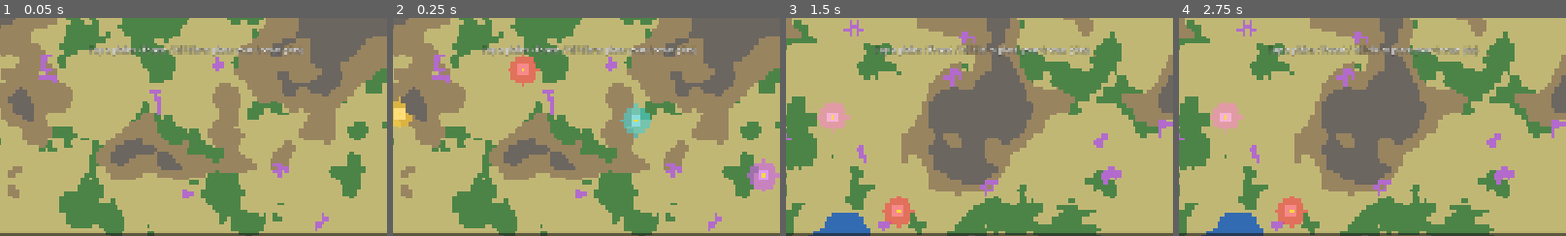
Above: before the commit, frames 1-4 (left to right).
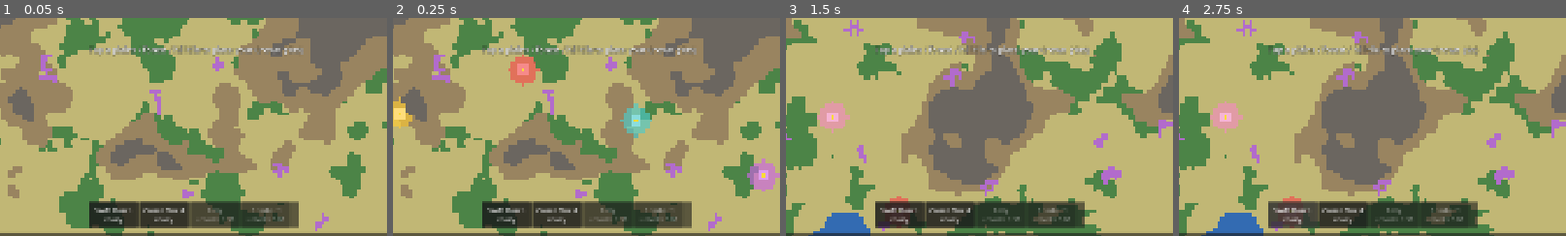
Above: after the commit, the same moments.

Repository: benbear245/crown-conquest
Game: Godot game, scene res://scenes/main.tscn
The game is run twice, just before and just after one commit, with the same random seed, the same clock (stepped at 60 frames per second) and the same inputs.
Inputs (mouse positions are % of the whole screen's width and height, from its top left):
- Up to frame 1 (0.05 s): no input
- Up to frame 2 (0.25 s): no input
- Up to frame 3 (1.5 s): click "New map" at 0.5 s; click "New map" at 1.25 s
- Up to frame 4 (2.75 s): click (40, 88) at 2 s, where only the run after the commit has a clickable "Swift March ready"
The pictures show only the part of the screen within x 25-75%, y 43-93%; the shares and areas given below are measured in that part.

The runs differ from the first frame. In frame 1, 6.7% of the frame differs, in the area x 23-78%, y 84-97%; in frame 2, 6.7%; in frame 3, 6.7%; in frame 4, 6.7%.

Commit message:
Abilities
Swift March, Crown Shield, Rally and Bombard — pure-sim activation,
per-tick effects, bombard area damage and the HUD ability bar with
cooldown / cost / unlock labels. Normal bots use the first two, Hard
bots use all four.

Co-Authored-By: Claude Opus 4.7 <noreply@anthropic.com>

Diff:
--- a/scripts/game.gd
+++ b/scripts/game.gd
@@ -48,6 +48,7 @@
 	_hud.buy_keep_requested.connect(_on_buy_keep_requested)
 	_hud.wall_mode_toggled.connect(_on_wall_mode_toggled)
 	_hud.boat_launch_requested.connect(_on_boat_launch_requested)
+	_hud.ability_pressed.connect(_on_ability_pressed)
 	_init_camera()
 
 
@@ -186,6 +187,11 @@
 		Balance.PHASE_PLACEMENT:
 			_simulation.player_place_crown(local_id, tile.x, tile.y)
 		Balance.PHASE_MATCH:
+			# Bombard target selection.
+			if _hud.is_bombard_target_mode():
+				_simulation.player_activate_bombard(local_id, tile.x, tile.y)
+				_hud.set_bombard_target_mode(false)
+				return
 			# Boat landing selection.
 			if _pending_boat_port.x >= 0:
 				var frac := _hud.send_fraction()
@@ -311,3 +317,16 @@
 
 func _on_boat_launch_requested(port_x: int, port_y: int) -> void:
 	_pending_boat_port = Vector2i(port_x, port_y)
+
+
+func _on_ability_pressed(ability_id: int) -> void:
+	var pid: int = _simulation.local_player_id
+	match ability_id:
+		AbilitiesOps.ID_SWIFT_MARCH:
+			_simulation.player_activate_swift_march(pid)
+		AbilitiesOps.ID_CROWN_SHIELD:
+			_simulation.player_activate_crown_shield(pid)
+		AbilitiesOps.ID_RALLY:
+			_simulation.player_activate_rally(pid)
+		AbilitiesOps.ID_BOMBARD:
+			_hud.set_bombard_target_mode(true)
--- a/scripts/hud.gd
+++ b/scripts/hud.gd
@@ -25,6 +25,7 @@
 signal buy_keep_requested(level: int)
 signal wall_mode_toggled(enabled: bool)
 signal boat_launch_requested(port_x: int, port_y: int)
+signal ability_pressed(ability_id: int)
 
 var _sim: Simulation
 var _state: GameState
@@ -70,6 +71,12 @@
 # Status row above the slider (building counts + wall/boat mode banner).
 var _status_label: Label
 
+# Ability bar (4 buttons: Swift March / Crown Shield / Rally / Bombard).
+var _ability_bar: PanelContainer
+var _ability_buttons: Array = []
+var _bombard_target_mode: bool = false
+var _bombard_hint_label: Label
+
 
 func _ready() -> void:
 	layer = 10
@@ -82,6 +89,7 @@
 	_build_end_overlay()
 	_build_build_menu()
 	_build_keep_panel()
+	_build_ability_bar()
 
 
 func setup(sim: Simulation) -> void:
@@ -449,6 +457,7 @@
 	_update_alerts()
 	_update_announcement()
 	_update_end_overlay()
+	_update_ability_bar()
 
 
 func _update_alerts() -> void:
@@ -900,3 +909,94 @@
 
 func is_keep_panel_open() -> bool:
 	return _keep_panel != null and _keep_panel.visible
+
+
+# --- Ability bar -------------------------------------------------------------
+
+const ABILITY_LABELS: Array[String] = ["Swift March", "Crown Shield", "Rally", "Bombard"]
+
+func _build_ability_bar() -> void:
+	_ability_bar = PanelContainer.new()
+	_ability_bar.anchor_left = 0.5
+	_ability_bar.anchor_right = 0.5
+	_ability_bar.anchor_top = 1.0
+	_ability_bar.anchor_bottom = 1.0
+	_ability_bar.offset_left = -260
+	_ability_bar.offset_right = 260
+	_ability_bar.offset_top = -(Balance.MIN_BUTTON_PX + 108)
+	_ability_bar.offset_bottom = -(Balance.MIN_BUTTON_PX + 44)
+	add_child(_ability_bar)
+
+	var row := HBoxContainer.new()
+	row.add_theme_constant_override("separation", 6)
+	_ability_bar.add_child(row)
+
+	for i in range(4):
+		var btn := Button.new()
+		btn.custom_minimum_size = Vector2(120, Balance.MIN_BUTTON_PX)
+		var local_id: int = i
+		btn.pressed.connect(func() -> void: ability_pressed.emit(local_id))
+		row.add_child(btn)
+		_ability_buttons.append(btn)
+
+	_bombard_hint_label = Label.new()
+	_bombard_hint_label.anchor_left = 0.5
+	_bombard_hint_label.anchor_right = 0.5
+	_bombard_hint_label.anchor_top = 1.0
+	_bombard_hint_label.anchor_bottom = 1.0
+	_bombard_hint_label.offset_left = -260
+	_bombard_hint_label.offset_right = 260
+	_bombard_hint_label.offset_top = -(Balance.MIN_BUTTON_PX + 136)
+	_bombard_hint_label.offset_bottom = -(Balance.MIN_BUTTON_PX + 110)
+	_bombard_hint_label.horizontal_alignment = HORIZONTAL_ALIGNMENT_CENTER
+	_apply_label_style(_bombard_hint_label)
+	_bombard_hint_label.add_theme_font_size_override("font_size", 16)
+	_bombard_hint_label.text = ""
+	_bombard_hint_label.mouse_filter = Control.MOUSE_FILTER_IGNORE
+	add_child(_bombard_hint_label)
+
+
+func set_bombard_target_mode(enabled: bool) -> void:
+	_bombard_target_mode = enabled
+	_bombard_hint_label.text = "Tap a target within 20 tiles of your border — tap outside to cancel" if enabled else ""
+
+
+func is_bombard_target_mode() -> bool:
+	return _bombard_target_mode
+
+
+func _update_ability_bar() -> void:
+	if _ability_bar == null:
+		return
+	var local: Player = _local_player()
+	for i in range(_ability_buttons.size()):
+		var btn: Button = _ability_buttons[i]
+		if local == null or not local.is_alive:
+			btn.disabled = true
+			btn.text = ABILITY_LABELS[i]
+			continue
+		var cd_until: float = AbilitiesOps.cooldown_until(i, local)
+		var now: float = _state.match_time
+		var unlocked: bool = now >= AbilitiesOps.unlock_sec(i)
+		var active: bool = false
+		match i:
+			AbilitiesOps.ID_SWIFT_MARCH:
+				active = AbilitiesOps.is_swift_march_active(local, now)
+			AbilitiesOps.ID_CROWN_SHIELD:
+				active = AbilitiesOps.is_crown_shield_active(local, now)
+			AbilitiesOps.ID_RALLY:
+				active = AbilitiesOps.is_rally_active(local, now)
+		var cost: float = AbilitiesOps.cost_now(i, local)
+		var state_label: String
+		if not unlocked:
+			state_label = "unlocks %s" % HUD.format_time(AbilitiesOps.unlock_sec(i) - now)
+		elif active:
+			state_label = "ACTIVE"
+		elif cd_until > now:
+			state_label = "cd %ds" % int(ceilf(cd_until - now))
+		elif cost > 0.0:
+			state_label = "%d" % int(cost)
+		else:
+			state_label = "ready"
+		btn.text = "%s\n%s" % [ABILITY_LABELS[i], state_label]
+		btn.disabled = (not unlocked) or (cd_until > now) or (cost > 0.0 and local.troops < cost)
--- a/scripts/map.gd
+++ b/scripts/map.gd
@@ -50,6 +50,18 @@
 	var base := _base_color_for_tile(i)
 	if _state.flash_tiles.has(i) and _state.match_time < _state.flash_tiles[i]:
 		return base.lerp(Color(1, 1, 1), 0.55)
+	# Bombard: tiles inside an active bombard area look cracked.
+	if _state.bombards.size() > 0:
+		var pos := _state.idx_to_xy(i)
+		var r2: int = Balance.BOMBARD_AREA_RADIUS_TILES * Balance.BOMBARD_AREA_RADIUS_TILES
+		for b_v in _state.bombards:
+			var b: Dictionary = b_v
+			if _state.match_time >= float(b["until"]):
+				continue
+			var dx: int = pos.x - int(b["target_x"])
+			var dy: int = pos.y - int(b["target_y"])
+			if dx * dx + dy * dy <= r2:
+				return base.lerp(Color(0.08, 0.06, 0.10), 0.45)
 	return base
 
 
--- /dev/null
+++ b/scripts/sim/abilities_ops.gd
@@ -0,0 +1,231 @@
+class_name AbilitiesOps
+extends RefCounted
+
+# All four abilities: validation, activation, per-tick effects. Called from
+# Simulation (local player taps + Bot ability picks). Keeps simulation.gd lean.
+
+# Ability ids match the HUD bar order.
+const ID_SWIFT_MARCH: int = 0
+const ID_CROWN_SHIELD: int = 1
+const ID_RALLY: int = 2
+const ID_BOMBARD: int = 3
+
+
+# --- Lookups -----------------------------------------------------------------
+
+static func is_swift_march_active(p: Player, now: float) -> bool:
+	return p.swift_march_until > now
+
+
+static func is_crown_shield_active(p: Player, now: float) -> bool:
+	return p.crown_shield_until > now
+
+
+static func is_rally_active(p: Player, now: float) -> bool:
+	return p.rally_until > now
+
+
+static func crown_shield_cooldown_sec(p: Player) -> float:
+	var cd: float = Balance.CROWN_SHIELD_COOLDOWN_SEC
+	if p.keep_level >= 2:
+		cd -= Balance.KEEP_2_CROWN_SHIELD_CD_REDUCTION_SEC
+	return maxf(cd, 10.0)
+
+
+static func unlock_sec(ability_id: int) -> float:
+	match ability_id:
+		ID_RALLY:
+			return Balance.RALLY_UNLOCK_SEC
+		ID_BOMBARD:
+			return Balance.BOMBARD_UNLOCK_SEC
+		_:
+			return 0.0
+
+
+static func cost_now(ability_id: int, p: Player) -> float:
+	match ability_id:
+		ID_RALLY:
+			return floorf(p.troops * Balance.RALLY_COST_FRACTION)
+		ID_BOMBARD:
+			return floorf(p.troops * Balance.BOMBARD_COST_FRACTION)
+		_:
+			return 0.0
+
+
+static func cooldown_until(ability_id: int, p: Player) -> float:
+	match ability_id:
+		ID_SWIFT_MARCH:
+			return p.swift_march_cd_until
+		ID_CROWN_SHIELD:
+			return p.crown_shield_cd_until
+		ID_RALLY:
+			return p.rally_cd_until
+		ID_BOMBARD:
+			return p.bombard_cd_until
+		_:
+			return 0.0
+
+
+# --- Activation --------------------------------------------------------------
+
+static func activate_swift_march(sim: Simulation, p: Player) -> bool:
+	var now: float = sim.state.match_time
+	if p.swift_march_cd_until > now:
+		return false
+	p.swift_march_until = now + Balance.SWIFT_MARCH_DURATION_SEC
+	p.swift_march_cd_until = now + Balance.SWIFT_MARCH_COOLDOWN_SEC
+	return true
+
+
+static func activate_crown_shield(sim: Simulation, p: Player) -> bool:
+	if sim.state.is_final_siege():
+		return false
+	var now: float = sim.state.match_time
+	if p.crown_shield_cd_until > now:
+		return false
+	p.crown_shield_until = now + Balance.CROWN_SHIELD_DURATION_SEC
+	p.crown_shield_cd_until = now + crown_shield_cooldown_sec(p)
+	return true
+
+
+static func activate_rally(sim: Simulation, p: Player) -> bool:
+	var now: float = sim.state.match_time
+	if now < Balance.RALLY_UNLOCK_SEC:
+		return false
+	if p.rally_cd_until > now:
+		return false
+	var c: float = floorf(p.troops * Balance.RALLY_COST_FRACTION)
+	if p.troops < c:
+		return false
+	p.troops -= c
+	p.rally_until = now + Balance.RALLY_DURATION_SEC
+	p.rally_cd_until = now + Balance.RALLY_COOLDOWN_SEC
+	return true
+
+
+static func activate_bombard(sim: Simulation, p: Player, target_x: int, target_y: int) -> bool:
+	var state: GameState = sim.state
+	var now: float = state.match_time
+	if now < Balance.BOMBARD_UNLOCK_SEC:
+		return false
+	if p.bombard_cd_until > now:
+		return false
+	if not state.in_bounds(target_x, target_y):
+		return false
+	# Target must be within BOMBARD_RANGE_TILES of any of the player's border tiles.
+	if not _in_range_of_border(sim, p, target_x, target_y, Balance.BOMBARD_RANGE_TILES):
+		return false
+	var c: float = floorf(p.troops * Balance.BOMBARD_COST_FRACTION)
+	if p.troops < c:
+		return false
+	p.troops -= c
+	p.bombard_cd_until = now + Balance.BOMBARD_COOLDOWN_SEC
+	state.bombards.append({
+		"owner_id": p.id,
+		"target_x": target_x,
+		"target_y": target_y,
+		"until": now + Balance.BOMBARD_DURATION_SEC,
+		"last_damage_at": now,
+	})
+	# Mark area dirty so Map re-paints cracked overlay on next render.
+	var r: int = Balance.BOMBARD_AREA_RADIUS_TILES
+	var r2: int = r * r
+	for dy in range(-r, r + 1):
+		for dx in range(-r, r + 1):
+			if dx * dx + dy * dy > r2:
+				continue
+			var nx: int = target_x + dx
+			var ny: int = target_y + dy
+			if state.in_bounds(nx, ny):
+				state.dirty_tiles[state.idx(nx, ny)] = true
+	return true
+
+
+static func _in_range_of_border(sim: Simulation, p: Player, target_x: int, target_y: int, range_tiles: int) -> bool:
+	var r2: int = range_tiles * range_tiles
+	var state: GameState = sim.state
+	for i_v in p.border.keys():
+		var i: int = i_v
+		var pos: Vector2i = state.idx_to_xy(i)
+		var dx: int = pos.x - target_x
+		var dy: int = pos.y - target_y
+		if dx * dx + dy * dy <= r2:
+			return true
+	return false
+
+
+# --- Per-tick effects --------------------------------------------------------
+
+static func tick(sim: Simulation) -> void:
+	var state: GameState = sim.state
+	# Clear active flags whose timer expired isn't needed; _until comparisons
+	# just stop reporting active. But damage ticks for live bombards:
+	var now: float = state.match_time
+	var i := 0
+	while i < state.bombards.size():
+		var b: Dictionary = state.bombards[i]
+		if now >= float(b["until"]):
+			# Mark area dirty so the cracked overlay clears.
+			var tx: int = int(b["target_x"])
+			var ty: int = int(b["target_y"])
+			var ra: int = Balance.BOMBARD_AREA_RADIUS_TILES
+			var ra2: int = ra * ra
+			for dy_e in range(-ra, ra + 1):
+				for dx_e in range(-ra, ra + 1):
+					if dx_e * dx_e + dy_e * dy_e > ra2:
+						continue
+					var nx_e: int = tx + dx_e
+					var ny_e: int = ty + dy_e
+					if state.in_bounds(nx_e, ny_e):
+						state.dirty_tiles[state.idx(nx_e, ny_e)] = true
+			state.bombards.remove_at(i)
+			continue
+		# Damage over time: 2 troops per tile hit, per second.
+		var elapsed: float = now - float(b.get("last_damage_at", now))
+		if elapsed > 0.0:
+			b["last_damage_at"] = now
+			var tx: int = int(b["target_x"])
+			var ty: int = int(b["target_y"])
+			var r: int = Balance.BOMBARD_AREA_RADIUS_TILES
+			var r2: int = r * r
+			var dmg_per_tile: float = Balance.BOMBARD_DAMAGE_PER_TILE_PER_SEC * elapsed
+			var owner_damage: Dictionary = {}      # owner_id -> total damage
+			for dy in range(-r, r + 1):
+				for dx in range(-r, r + 1):
+					if dx * dx + dy * dy > r2:
+						continue
+					var nx: int = tx + dx
+					var ny: int = ty + dy
+					if not state.in_bounds(nx, ny):
+						continue
+					var ni: int = state.idx(nx, ny)
+					var ow: int = state.owners[ni]
+					if ow <= 0 or ow == GameState.RUINS_OWNER_ID:
+						continue
+					if ow == int(b["owner_id"]):
+						continue
+					owner_damage[ow] = float(owner_damage.get(ow, 0.0)) + dmg_per_tile
+			for ow_v in owner_damage.keys():
+				var ow: int = ow_v
+				var vp: Player = state.get_player(ow)
+				if vp != null:
+					vp.troops = maxf(0.0, vp.troops - owner_damage[ow])
+		i += 1
+
+
+# Checks whether a tile sits inside any active Bombard area; used to halve
+# the defender's defense in `combined_defense_at`.
+static func tile_in_any_bombard(state: GameState, tile_idx: int) -> bool:
+	if state.bombards.is_empty():
+		return false
+	var pos: Vector2i = state.idx_to_xy(tile_idx)
+	var r2: int = Balance.BOMBARD_AREA_RADIUS_TILES * Balance.BOMBARD_AREA_RADIUS_TILES
+	for b_v in state.bombards:
+		var b: Dictionary = b_v
+		if state.match_time >= float(b["until"]):
+			continue
+		var dx: int = pos.x - int(b["target_x"])
+		var dy: int = pos.y - int(b["target_y"])
+		if dx * dx + dy * dy <= r2:
+			return true
+	return false
--- a/scripts/sim/bots.gd
+++ b/scripts/sim/bots.gd
@@ -6,6 +6,12 @@
 
 
 static func tick(sim: Simulation, player: Player) -> void:
+	# Ability thinking runs on its own slower timer so bots don't spam buttons.
+	player.ability_think_timer -= Balance.TICK_DELTA
+	if player.ability_think_timer <= 0.0:
+		player.ability_think_timer = sim.state.rng.randf_range(1.0, 2.0)
+		if player.difficulty >= Balance.BOT_DIFFICULTY_NORMAL:
+			_try_abilities(sim, player)
 	player.think_timer -= Balance.TICK_DELTA
 	if player.think_timer > 0.0:
 		return
@@ -19,6 +25,43 @@
 		if _try_build_fort(sim, player):
 			return
 	_basic_expand(sim, player)
+
+
+static func _try_abilities(sim: Simulation, player: Player) -> void:
+	var state: GameState = sim.state
+	var now: float = state.match_time
+	# Crown Shield: pop it if an enemy is pressing the Crown zone right now.
+	if player.crown_alert_until > now and not AbilitiesOps.is_crown_shield_active(player, now):
+		sim.player_activate_crown_shield(player.id)
+	# Swift March: during the land rush, if there's free land near our border, cast it.
+	if now < 180.0 and not AbilitiesOps.is_swift_march_active(player, now):
+		if player.swift_march_cd_until <= now:
+			sim.player_activate_swift_march(player.id)
+	# Hard: Rally for ongoing attacks and Bombard on enemy Crown zones.
+	if player.difficulty >= Balance.BOT_DIFFICULTY_HARD:
+		if sim.active_attack_count(player.id) > 0 and not AbilitiesOps.is_rally_active(player, now):
+			if player.rally_cd_until <= now and now >= Balance.RALLY_UNLOCK_SEC:
+				sim.player_activate_rally(player.id)
+		if now >= Balance.BOMBARD_UNLOCK_SEC and player.bombard_cd_until <= now:
+			var tgt: Vector2i = _pick_bombard_target(sim, player)
+			if tgt.x >= 0:
+				sim.player_activate_bombard(player.id, tgt.x, tgt.y)
+
+
+static func _pick_bombard_target(sim: Simulation, player: Player) -> Vector2i:
+	var state: GameState = sim.state
+	# Prefer the nearest enemy Crown within range.
+	var r2: int = Balance.BOMBARD_RANGE_TILES * Balance.BOMBARD_RANGE_TILES
+	for other in state.players:
+		if other.id == player.id or not other.is_alive or other.crown_x < 0:
+			continue
+		for i_v in player.border.keys():
+			var pos: Vector2i = state.idx_to_xy(i_v)
+			var dx: int = pos.x - other.crown_x
+			var dy: int = pos.y - other.crown_y
+			if dx * dx + dy * dy <= r2:
+				return Vector2i(other.crown_x, other.crown_y)
+	return Vector2i(-1, -1)
 
 
 static func _try_build_fort(sim: Simulation, player: Player) -> bool:
--- a/scripts/sim/game_state.gd
+++ b/scripts/sim/game_state.gd
@@ -46,6 +46,8 @@
 var boats: Array = []                          # Array[Boat]
 # Floating "+N loot" numbers for the HUD. tile_idx -> {owner_id, amount, until}.
 var loot_popups: Dictionary = {}
+# Active Bombards: each entry has owner_id, target_x, target_y, until.
+var bombards: Array = []
 
 # End-of-match outcome, set by Simulation._end_match.
 var winner_id: int = 0
@@ -79,6 +81,7 @@
 	building_at_tile.clear()
 	boats = []
 	loot_popups.clear()
+	bombards = []
 	winner_id = 0
 	win_reason = ""
 	active_announcement_text = ""
--- a/scripts/sim/player.gd
+++ b/scripts/sim/player.gd
@@ -48,6 +48,19 @@
 # Fort tile indices this player owns (used for defense lookup, max 6).
 var fort_tiles: PackedInt32Array = PackedInt32Array()
 
+# Ability state. "*_cd_until" is the absolute match_time when the cooldown ends;
+# "*_until" is when the active effect ends (or 0.0 if not active).
+var swift_march_cd_until: float = 0.0
+var swift_march_until: float = 0.0
+var crown_shield_cd_until: float = 0.0
+var crown_shield_until: float = 0.0
+var rally_cd_until: float = 0.0
+var rally_until: float = 0.0
+var bombard_cd_until: float = 0.0
+
+# Bot ability-think jitter so they don't all hit buttons on the same tick.
+var ability_think_timer: float = 0.0
+
 
 func troop_cap() -> float:
 	var cap: float = Balance.TROOP_CAP_BASE + Balance.TROOP_CAP_PER_LAND * float(land)
--- a/scripts/sim/simulation.gd
+++ b/scripts/sim/simulation.gd
@@ -69,6 +69,7 @@
 			_announce_final_siege_once()
 			_apply_growth()
 			_apply_expansions()
+			AbilitiesOps.tick(self)
 			_tick_attacks()
 			_tick_boats()
 			if not headless:
@@ -129,6 +130,8 @@
 		a.troops_remaining = 0.0
 		return
 	var d_ratio: float = defender.troops / float(defender.land)
+	var shield_active: bool = AbilitiesOps.is_crown_shield_active(defender, state.match_time) and not state.is_final_siege()
+	var shield_r2: int = defender.crown_zone_radius() * defender.crown_zone_radius()
 	var new_front: Dictionary = {}
 	for ni: int in a.front.keys():
 		var cur_owner: int = state.owners[ni]
@@ -136,7 +139,15 @@
 			continue
 		if state.is_blocked_terrain(state.terrain[ni]):
 			continue
-		var cost: float = _attack_tile_cost(ni, d_ratio)
+		# Crown Shield: can't take tiles inside the defender's Crown zone.
+		if shield_active and defender.crown_x >= 0:
+			var pos2: Vector2i = state.idx_to_xy(ni)
+			var dxs: int = pos2.x - defender.crown_x
+			var dys: int = pos2.y - defender.crown_y
+			if dxs * dxs + dys * dys <= shield_r2:
+				new_front[ni] = true
+				continue
+		var cost: float = _attack_tile_cost(ni, d_ratio, a.attacker_id)
 		if a.troops_remaining < cost:
 			new_front[ni] = true
 			continue
@@ -161,13 +172,22 @@
 	a.front = new_front
 
 
-func _attack_tile_cost(tile_idx: int, d_ratio: float) -> float:
+func _attack_tile_cost(tile_idx: int, d_ratio: float, attacker_id: int = 0) -> float:
 	var t: int = state.terrain[tile_idx]
 	var terrain_def: float = 1.0
 	if t >= 0 and t < Balance.TERRAIN_DEFENSE.size():
 		terrain_def = Balance.TERRAIN_DEFENSE[t]
 	var extra_def: float = combined_defense_at(tile_idx)
-	return Balance.ATTACK_TILE_COST_BASE + Balance.ATTACK_TILE_COST_SCALE * d_ratio * terrain_def * extra_def
+	# Bombard halves the defender's defense on tiles inside its area.
+	if AbilitiesOps.tile_in_any_bombard(state, tile_idx):
+		extra_def *= Balance.BOMBARD_DEFENSE_MULT
+	var cost: float = Balance.ATTACK_TILE_COST_BASE + Balance.ATTACK_TILE_COST_SCALE * d_ratio * terrain_def * extra_def
+	# Rally reduces attack cost by 30% while active.
+	if attacker_id > 0:
+		var p: Player = state.get_player(attacker_id)
+		if p != null and AbilitiesOps.is_rally_active(p, state.match_time):
+			cost *= (1.0 - Balance.RALLY_ATTACK_DISCOUNT)
+	return cost
 
 
 # Non-terrain defense: Crown tile and zone, plus Fort and Wall.
@@ -417,7 +437,11 @@
 		p.expansion_timer -= Balance.TICK_DELTA
 		if p.expansion_timer > 0.0:
 			continue
-		p.expansion_timer += Balance.EXPANSION_RING_INTERVAL_SEC
+		# Swift March doubles the ring speed (half the interval).
+		var interval: float = Balance.EXPANSION_RING_INTERVAL_SEC
+		if AbilitiesOps.is_swift_march_active(p, state.match_time):
+			interval *= 1.0 / Balance.SWIFT_MARCH_SPEED_MULT
+		p.expansion_timer += interval
 		_expand_one_ring(p)
 
 
@@ -645,10 +669,13 @@
 	if frontier.is_empty():
 		_refund_expansion(player)
 		return
+	var discount: float = 1.0
+	if AbilitiesOps.is_swift_march_active(player, state.match_time):
+		discount = 1.0 - Balance.SWIFT_MARCH_CLAIM_DISCOUNT
 	var min_cost := INF
 	for ni: int in frontier:
 		var ow: int = state.owners[ni]
-		var cost := _claim_cost_idx(ni, ow)
+		var cost := _claim_cost_idx(ni, ow) * discount
 		if cost < min_cost:
 			min_cost = cost
 		if player.expansion_troops < cost:
@@ -889,6 +916,44 @@
 	return BoatsOps.try_launch(self, p, port_x, port_y, target_x, target_y, fraction)
 
 
+# --- Ability commands -------------------------------------------------------
+
+func player_activate_swift_march(player_id: int) -> bool:
+	if state.phase != Balance.PHASE_MATCH:
+		return false
+	var p: Player = state.get_player(player_id)
+	if p == null or not p.is_alive:
+		return false
+	return AbilitiesOps.activate_swift_march(self, p)
+
+
+func player_activate_crown_shield(player_id: int) -> bool:
+	if state.phase != Balance.PHASE_MATCH:
+		return false
+	var p: Player = state.get_player(player_id)
+	if p == null or not p.is_alive:
+		return false
+	return AbilitiesOps.activate_crown_shield(self, p)
+
+
+func player_activate_rally(player_id: int) -> bool:
+	if state.phase != Balance.PHASE_MATCH:
+		return false
+	var p: Player = state.get_player(player_id)
+	if p == null or not p.is_alive:
+		return false
+	return AbilitiesOps.activate_rally(self, p)
+
+
+func player_activate_bombard(player_id: int, target_x: int, target_y: int) -> bool:
+	if state.phase != Balance.PHASE_MATCH:
+		return false
+	var p: Player = state.get_player(player_id)
+	if p == null or not p.is_alive:
+		return false
+	return AbilitiesOps.activate_bombard(self, p, target_x, target_y)
+
+
 # --- Boats and loot popups ---------------------------------------------------
 
 func _tick_boats() -> void:
Not shown, added: scripts/sim/abilities_ops.gd.uid
Not shown, changed: docs/PROGRESS.md
